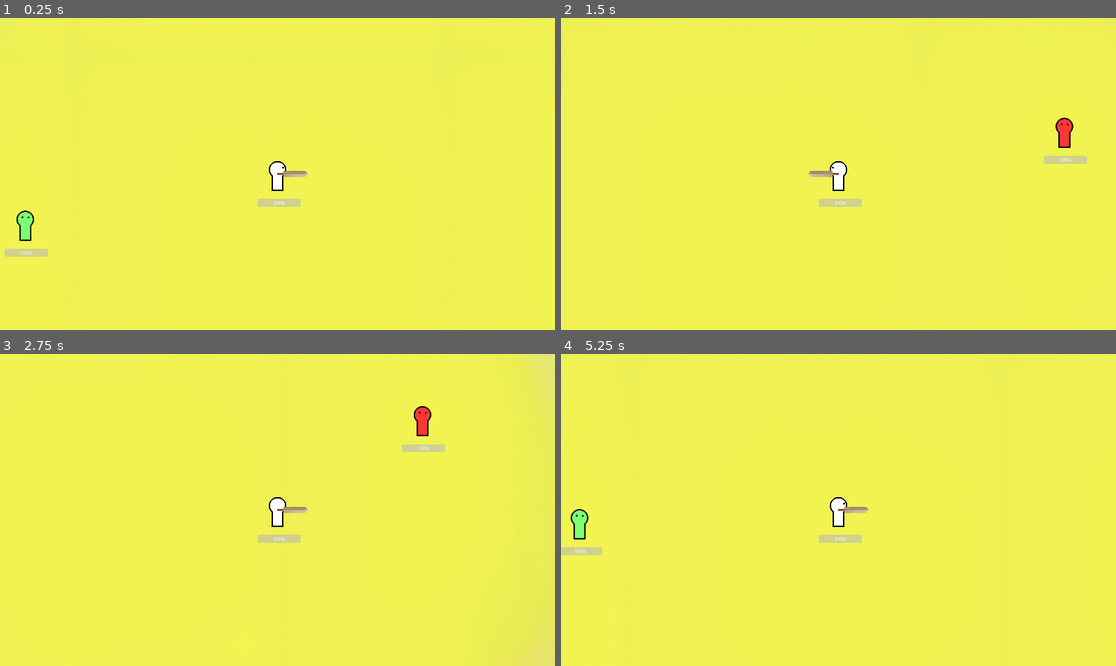
Above: before the commit, frames 1-4 (two rows, left to right).
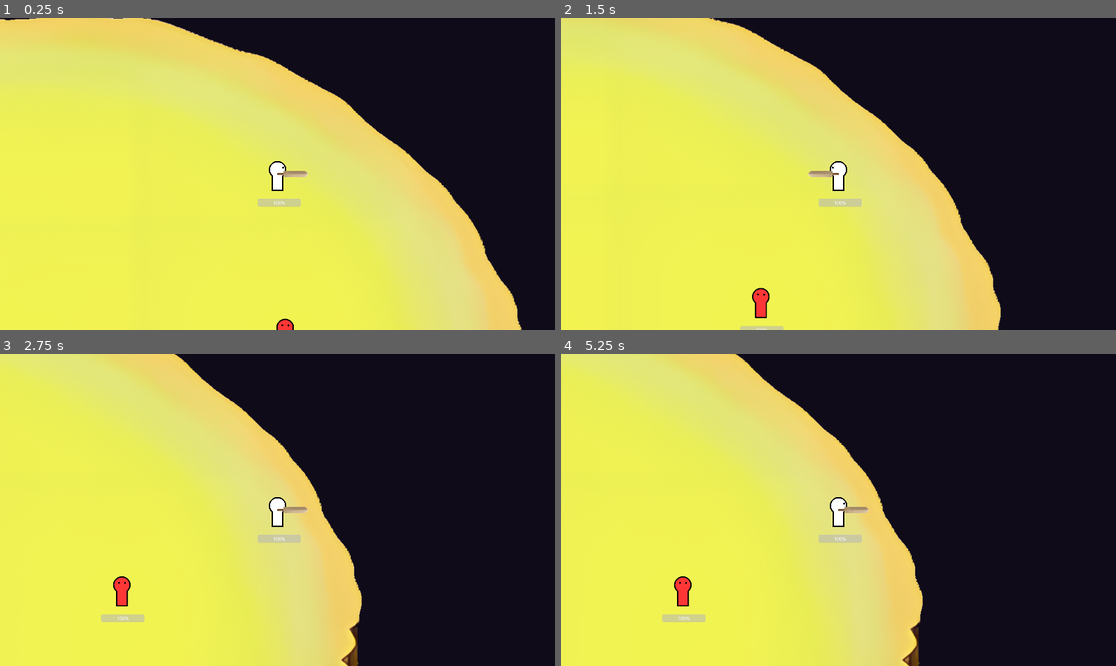
Above: after the commit, the same moments.

Repository: CAHTA123/Light-in-the-Dark
Game: Godot game, scene res://scenes/Game/game.tscn
Two runs of this game, one before a commit and one after it. Both use one fixed random seed, a clock stepped at 60 frames per second and the inputs below. The project has no main scene, so this scene is started directly.
Inputs (mouse positions are in pixels of both pictures, inside the frame that each line leads up to):
- Up to frame 1 (0.25 s): no input
- Up to frame 2 (1.5 s): tap Enter at 0.5 s; move the mouse to (960, 158) at 0.52 s; hold Right (ui_right) 0.53-1.28 s; hold Shift (dash) 0.53-1.28 s; move the mouse to (727, 189) at 1.27 s; hold Down (ui_down) from 1.28 s (still down); tap Shift (dash) at 1.35 s
- Up to frame 3 (2.75 s): move the mouse to (333, 441) at 2.02 s; release Down (ui_down) at 2.03 s; hold Right (ui_right) from 2.03 s (still down); hold Shift (dash) from 2.03 s (still down)
- Up to frame 4 (5.25 s): move the mouse to (810, 572) at 2.77 s; release Right (ui_right) at 2.78 s; release Shift (dash) at 2.78 s; hold Up (ui_up) 2.78-3.53 s; tap Shift (dash) at 2.85, 4.35 s; move the mouse to (1005, 556) at 3.52 s; hold Shift (dash) 3.53-4.28 s; hold Left (ui_left) 3.53-5.03 s; move the mouse to (672, 463) at 4.27 s; move the mouse to (866, 510) at 5.02 s; hold Down (ui_down) from 5.03 s (still down); hold Shift (dash) from 5.03 s (still down)

The runs differ from the first frame. In frame 1, 53% of the frame differs, in the area x 0-100%, y 0-100%; in frame 2, 59%; in frame 3, 64%; in frame 4, 64%.

Commit message:
,

Diff:
--- a/scenes/Game/game.tscn
+++ b/scenes/Game/game.tscn
@@ -17,7 +17,7 @@
 [node name="Islands" parent="." instance=ExtResource("1_mhpm1")]
 
 [node name="Player" parent="." instance=ExtResource("2_kc6yd")]
-position = Vector2(-14, -313)
+position = Vector2(1036, -902)
 
 [node name="Res" parent="." instance=ExtResource("3_m2plk")]
 position = Vector2(-889, -140)
--- a/scenes/Islands/islands.tscn
+++ b/scenes/Islands/islands.tscn
@@ -1,10 +1,7 @@
-[gd_scene load_steps=4 format=3 uid="uid://bqhegexofc3wb"]
+[gd_scene load_steps=3 format=3 uid="uid://bqhegexofc3wb"]
 
 [ext_resource type="Texture2D" uid="uid://cld7i3ydiibht" path="res://sprites/Islands/Island 1.png" id="1_ru554"]
 [ext_resource type="Script" path="res://scenes/Islands/shape.gd" id="2_x77p0"]
-
-[sub_resource type="CircleShape2D" id="CircleShape2D_ev3q0"]
-radius = 1750.0
 
 [node name="Islands" type="Node2D"]
 
@@ -19,9 +16,9 @@
 script = ExtResource("2_x77p0")
 
 [node name="Area2D" type="Area2D" parent="shape"]
-scale = Vector2(1, 0.75)
 
-[node name="CollisionShape2D" type="CollisionShape2D" parent="shape/Area2D"]
-shape = SubResource("CircleShape2D_ev3q0")
+[node name="CollisionPolygon2D" type="CollisionPolygon2D" parent="shape/Area2D"]
+polygon = PackedVector2Array(1475, -538, 932, -1053, -262, -1234, -1207, -928, -1665, -227, -1410, 616, -590, 1131, 360, 1136, 1271, 808, 1661, 113)
 
+[connection signal="area_entered" from="shape/Area2D" to="shape" method="_on_area_2d_area_entered"]
 [connection signal="area_exited" from="shape/Area2D" to="shape" method="_on_area_2d_area_exited"]
--- a/scenes/Islands/shape.gd
+++ b/scenes/Islands/shape.gd
@@ -5,5 +5,13 @@
 	var par = a.get_parent().get_parent()
 
 	if par:
-		par.take_push = 500
+		par.move = false
+		par.velocity = Vector2.ZERO
 		par.center = global_position
+		par.take_push = 10
+
+func _on_area_2d_area_entered(area):
+	var a = area
+	var par = a.get_parent().get_parent()
+	if par:
+		par.move = true
--- a/scenes/Player/Move.gd
+++ b/scenes/Player/Move.gd
@@ -16,7 +16,7 @@
 	b.s = b.speed
 
 func _process(delta):
-	if b.s != 0:
+	if b.s != 0 and b.move:
 		move()
 	update_state()
 	apply_state()
--- a/scenes/Player/dash.gd
+++ b/scenes/Player/dash.gd
@@ -3,7 +3,7 @@
 @onready var body = $".."
 
 func _process(delta):
-	if Input.is_action_pressed("dash"):
+	if Input.is_action_pressed("dash") and body.move:
 		push()
 
 func push():
--- a/scenes/Player/player.gd
+++ b/scenes/Player/player.gd
@@ -1,5 +1,5 @@
 extends "res://scenes/body/body.gd"
 
 var s = 0
-
+var move = true
 enum States {IDLE, MOVE, DASH, ATTACK, BLOCK}
